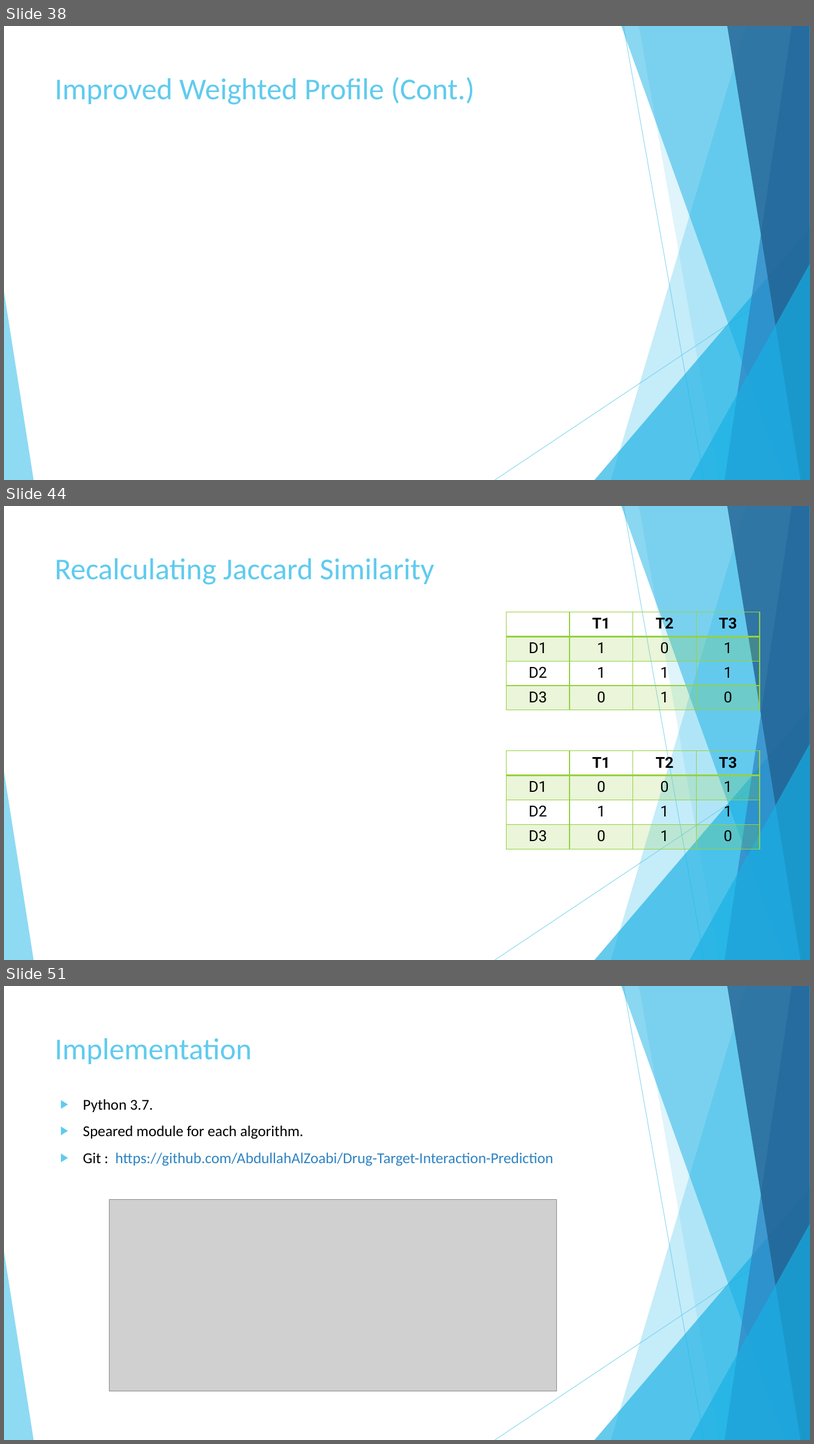
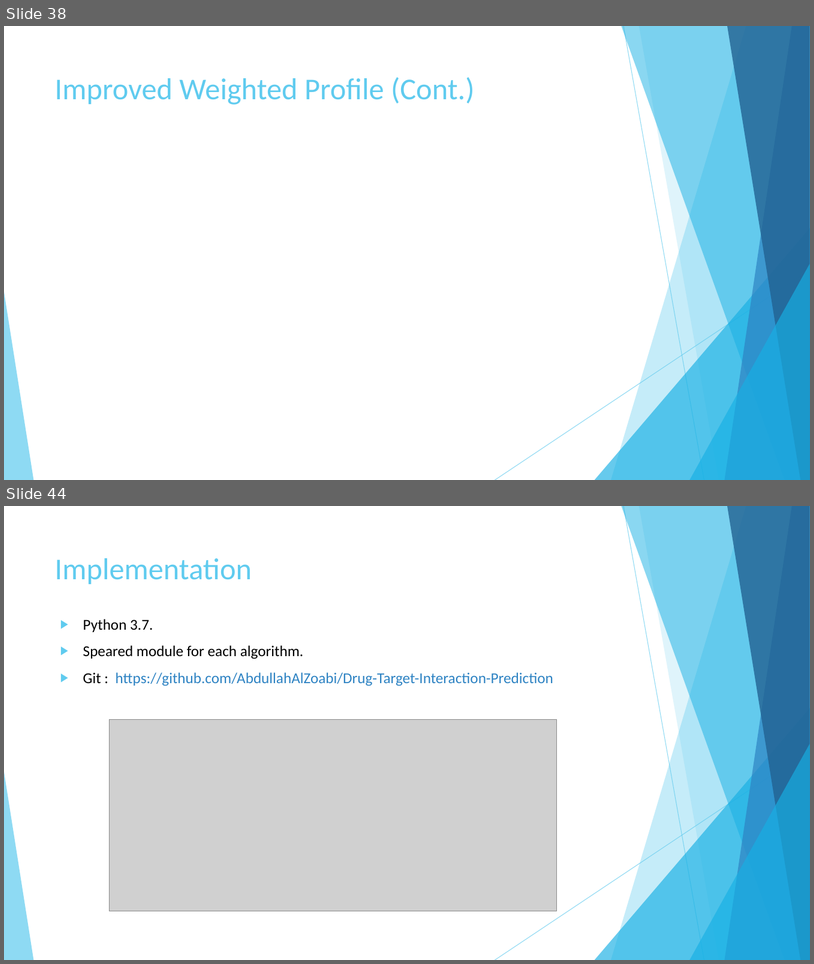
Before and after one commit to AbdullahAlZoabi/Drug-Target-Interaction-Prediction, a slide deck: Presentation/Drug-Target Interaction Prediction.pptx. Shown one above the other, each under a label of ours: slides 38, 44 and 51 before the commit, slides 38 and 44 after it; the slides between them are not shown. The pictures are 814x1444 and 814x964 pixels, drawn with LibreOffice and Linux fonts; fonts in the diff are those of the drawing; grey boxes stand for pictures. Boxes give left, top, right and bottom in pixels: in the first picture for what was removed or moved away, otherwise in the second. Text is boxed around its words. In the diff, an @@ line names an element or a change of style, - is before the commit and + after.

```diff
--- a/Presentation/Drug-Target Interaction Prediction.pptx
+++ b/Presentation/Drug-Target Interaction Prediction.pptx
@@ slide 44 removed at box(4, 506, 810, 960), background #FFFFFF; not listed: 10 template elements that a slide beside it also shows @@
@@ title removed at box(55, 558, 435, 585) @@
-Recalculating Jaccard Similarity
@@ table removed at box(506, 612, 760, 710), 4 rows, 4 columns @@
- | T1 | T2 | T3
-D1 | 1 | 0 | 1
-D2 | 1 | 1 | 1
-D3 | 0 | 1 | 0
@@ table removed at box(506, 750, 760, 849), 4 rows, 4 columns @@
- | T1 | T2 | T3
-D1 | 0 | 0 | 1
-D2 | 1 | 1 | 1
-D3 | 0 | 1 | 0
@@ what was slide 51 is now slide 44 @@
```
Also in this commit, not shown: 10 slides changed, 6 other slides removed.
